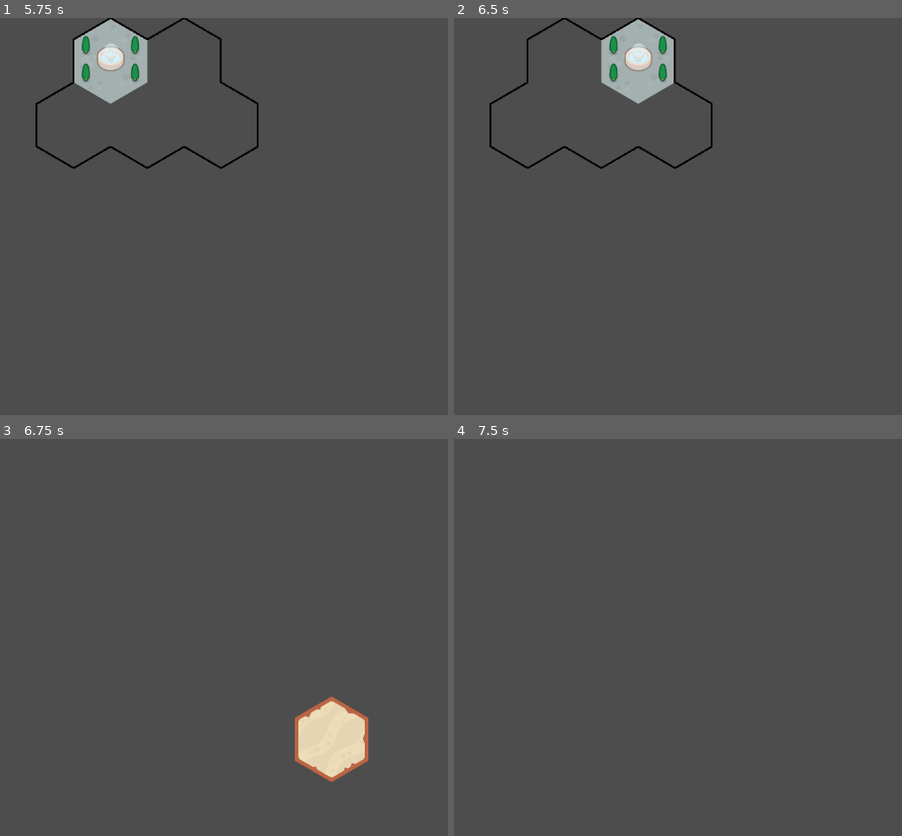
Above: before the commit, frames 1-4 (two rows, left to right).
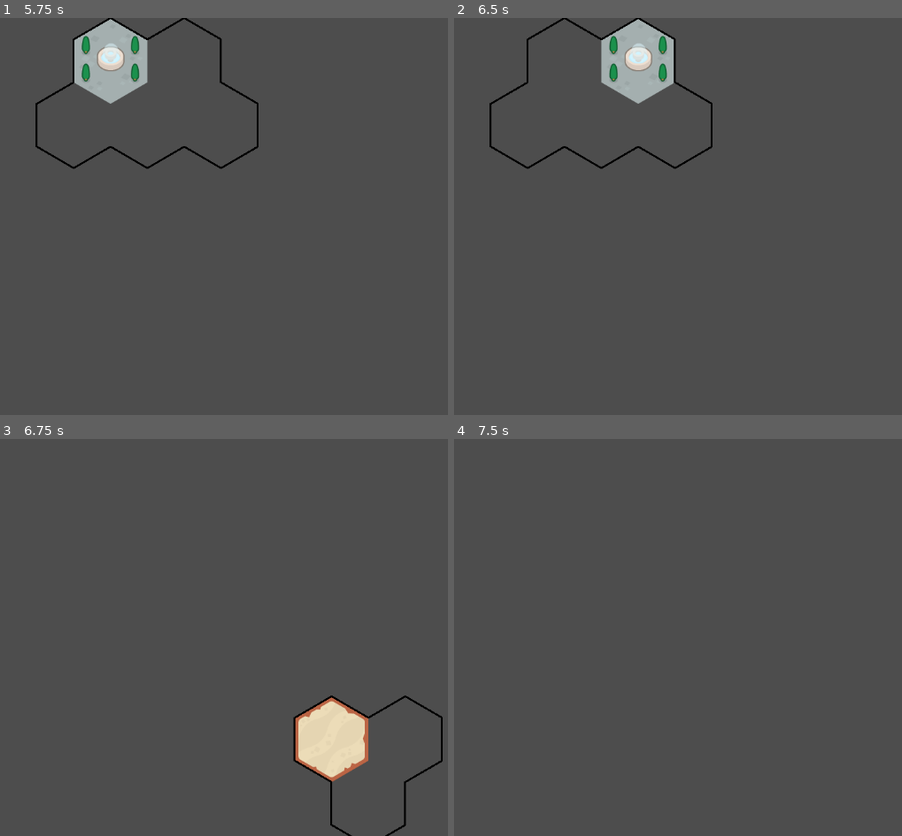
Above: after the commit, the same moments.

Repository: MagnusLucas/Dungeon-Boarder
Game: Godot game, scene res://scenes/map/map.tscn
Two runs of this game, one before a commit and one after it. Both use one fixed random seed, a clock stepped at 60 frames per second and the inputs below. The project has no main scene, so this scene is started directly.
Inputs (mouse positions are in pixels of both pictures, inside the frame that each line leads up to):
- Up to frame 1 (5.75 s): tap Enter at 0.5, 2, 3.5 s; move the mouse to (71, 276) at 0.52 s; tap Space at 1.25, 2.75, 4.25 s; move the mouse to (112, 339) at 1.27 s; move the mouse to (295, 276) at 2.02 s; move the mouse to (367, 276) at 2.77 s; move the mouse to (331, 339) at 3.52 s; move the mouse to (35, 81) at 4.27 s; move the mouse to (112, 81) at 5.02 s
- Up to frame 2 (6.5 s): move the mouse to (637, 81) at 5.77 s
- Up to frame 3 (6.75 s): move the mouse to (318, 716) at 6.52 s
- Up to frame 4 (7.5 s): move the mouse to (outside the picture) at 7.27 s

Frames 1-2 are identical in both runs. In frame 3, 0.6% of the frame differs, in the area x 65-99%, y 64-100%; in frame 4, nothing differs.

Commit message:
Renamed some files and added boarder drawer to character

Diff:
--- a/components/boarder_drawer.gd
+++ b/components/boarder_drawer.gd
@@ -6,22 +6,14 @@
 @export var color: Color
 
 
-func _draw() -> void:
-	if shape:
-		var points := shape.get_points(hex_size)
-		points.append(points[0])
-		draw_polyline(points, color, 3)
+func _init(hex_shape: HexShape, single_hex_size: Vector2,
+		boarder_color := Color.BLACK) -> void:
+	shape = hex_shape
+	hex_size = single_hex_size
+	color = boarder_color
 
 
-func set_shape(new_shape: HexShape) -> void:
-	shape = new_shape
-	queue_redraw()
-
-
-func erase_shape() -> void:
-	shape = null
-	queue_redraw()
-
-
-func set_hex_size(new_size: Vector2) -> void:
-	hex_size = new_size
+func _draw() -> void:
+	var points := shape.get_points(hex_size)
+	points.append(points[0])
+	draw_polyline(points, color, 3)
--- a/custom_nodes/hover_layer.gd
+++ b/custom_nodes/hover_layer.gd
@@ -2,12 +2,6 @@
 extends TileMapLayer
 
 var boards: Array[Board]
-
-@onready var boarder_drawer: BoarderDrawer = $BoarderDrawer
-
-
-func  _ready() -> void:
-	boarder_drawer.set_hex_size(tile_set.tile_size)
 
 
 func _on_tile_collider_mouse_entered(coordinates: Vector2i, board_owner: Board) -> void:
@@ -18,12 +12,14 @@
 	erase_cell(coordinates)
 
 
-func _on_board_collider_mouse_entered(board: Board) -> void:
-	boarder_drawer.set_shape(board.shape)
+func _on_board_collider_mouse_entered(collider: HexCollider, board: Board) -> void:
+	var boarder_drawer := BoarderDrawer.new(board.shape, tile_set.tile_size)
+	add_child(boarder_drawer)
+	collider.mouse_exited.connect(boarder_drawer.queue_free)
 
 
 func _on_board_collider_mouse_exited() -> void:
-	boarder_drawer.erase_shape()
+	pass
 
 
 func set_boards(new_boards: Array[Board]) -> void:
@@ -32,7 +28,8 @@
 	for board in boards:
 		var board_collider := HexCollider.new(board.shape, tile_set.tile_size)
 		add_child(board_collider)
-		board_collider.mouse_entered.connect(_on_board_collider_mouse_entered.bind(board))
+		board_collider.mouse_entered.connect(
+			_on_board_collider_mouse_entered.bind(board_collider, board))
 		board_collider.mouse_exited.connect(_on_board_collider_mouse_exited)
 
 		for tile in board.get_tiles():
--- a/data/character/character.gd
+++ b/data/character/character_data.gd
@@ -1,4 +1,4 @@
-class_name Character
+class_name CharacterData
 extends Resource
 
 @export var name: String
--- /dev/null
+++ b/data/character/parrrate.tres
@@ -0,0 +1,16 @@
+[gd_resource type="Resource" script_class="CharacterData" format=3 uid="uid://dg2ea6mpsuq04"]
+
+[ext_resource type="Script" uid="uid://bwr6353n0ukap" path="res://data/character/character_data.gd" id="1_v2xsg"]
+[ext_resource type="Script" uid="uid://cf3ebll45r2pe" path="res://data/hex/hex_shape.gd" id="2_81gen"]
+
+[sub_resource type="Resource" id="Resource_27cxf"]
+script = ExtResource("2_81gen")
+hex_coordinates = Array[Vector2i]([Vector2i(0, 0), Vector2i(1, 0), Vector2i(0, 1)])
+metadata/_custom_type_script = "uid://cf3ebll45r2pe"
+
+[resource]
+script = ExtResource("1_v2xsg")
+name = "Parrrate"
+texture_coordinates = Vector2i(2, 3)
+shape = SubResource("Resource_27cxf")
+metadata/_custom_type_script = "uid://bwr6353n0ukap"
--- /dev/null
+++ b/scenes/character/character.gd
@@ -0,0 +1,35 @@
+@tool
+class_name Character
+extends Node2D
+
+@export var character: CharacterData: set = set_character
+@export var size := Vector2(100, 200 / sqrt(3))
+
+var collider: HexCollider
+var textures: Array[TextureRect]
+
+
+func set_character(new_character: CharacterData) -> void:
+	character = new_character
+
+	set_collider()
+
+	for hex_coords in new_character.get_hex_coordinates():
+		var texture := CharacterHexTexture.new(new_character, size)
+		add_child(texture)
+		texture.position = Hex.get_hex_position(hex_coords, size)
+
+
+func set_collider() -> void:
+	if collider:
+		collider.free()
+
+	collider = HexCollider.new(character.shape, size)
+	collider.mouse_entered.connect(_on_collider_mouse_entered)
+	add_child(collider)
+
+
+func _on_collider_mouse_entered() -> void:
+	var boarder_drawer := BoarderDrawer.new(character.shape, size)
+	add_child(boarder_drawer)
+	collider.mouse_exited.connect(boarder_drawer.queue_free)
--- /dev/null
+++ b/scenes/character/character.tscn
@@ -0,0 +1,8 @@
+[gd_scene format=3 uid="uid://dpltxx7gd7dkx"]
+
+[ext_resource type="Script" uid="uid://bx5nglyp68o0" path="res://scenes/character/character.gd" id="1_6nn2t"]
+[ext_resource type="Resource" uid="uid://dg2ea6mpsuq04" path="res://data/character/parrrate.tres" id="2_cuyo6"]
+
+[node name="Character" type="Node2D" unique_id=1952265889]
+script = ExtResource("1_6nn2t")
+character = ExtResource("2_cuyo6")
--- a/scenes/character/character_area_2d.gd
+++ /dev/null
@@ -1,23 +0,0 @@
-@tool
-class_name CharacterArea2D
-extends Area2D
-
-@export var character: Character: set = set_character
-@export var size := Vector2(100, 200 / sqrt(3))
-
-var collider: HexCollider
-var textures: Array[TextureRect]
-
-
-func set_character(new_character: Character) -> void:
-	character = new_character
-
-	if collider: collider.free()
-
-	collider = HexCollider.new(character.shape, size)
-	add_child(collider)
-
-	for hex_coords in new_character.get_hex_coordinates():
-		var texture := CharacterHexTexture.new(new_character, size)
-		add_child(texture)
-		texture.position = Hex.get_hex_position(hex_coords, size)
--- a/scenes/character/character_area_2d.tscn
+++ /dev/null
@@ -1,22 +0,0 @@
-[gd_scene format=3 uid="uid://dpltxx7gd7dkx"]
-
-[ext_resource type="Script" uid="uid://bx5nglyp68o0" path="res://scenes/character/character_area_2d.gd" id="1_abbo1"]
-[ext_resource type="Script" uid="uid://bwr6353n0ukap" path="res://data/character/character.gd" id="2_bij4v"]
-[ext_resource type="Script" uid="uid://cf3ebll45r2pe" path="res://data/hex/hex_shape.gd" id="3_x5h1a"]
-
-[sub_resource type="Resource" id="Resource_dqyhm"]
-script = ExtResource("3_x5h1a")
-hex_coordinates = Array[Vector2i]([Vector2i(0, 0), Vector2i(1, 0), Vector2i(0, 1)])
-metadata/_custom_type_script = "uid://cf3ebll45r2pe"
-
-[sub_resource type="Resource" id="Resource_jj2nc"]
-script = ExtResource("2_bij4v")
-name = "Parrrate"
-shape = SubResource("Resource_dqyhm")
-metadata/_custom_type_script = "uid://bwr6353n0ukap"
-
-[node name="CharacterArea2D" type="Area2D" unique_id=442210503]
-position = Vector2(399, 206)
-script = ExtResource("1_abbo1")
-character = SubResource("Resource_jj2nc")
-size = Vector2(100, 173.20508)
--- a/scenes/character/character_hex_texture.gd
+++ b/scenes/character/character_hex_texture.gd
@@ -1,10 +1,10 @@
 class_name CharacterHexTexture
 extends TextureRect
 
-var character: Character
+var character: CharacterData
 
 
-func _init(character_data: Character, bounding_rect_size: Vector2) -> void:
+func _init(character_data: CharacterData, bounding_rect_size: Vector2) -> void:
 	expand_mode = TextureRect.EXPAND_IGNORE_SIZE
 	size = bounding_rect_size
 	texture = AtlasCoordsTexture.new()
--- a/scenes/map/map.tscn
+++ b/scenes/map/map.tscn
@@ -7,7 +7,6 @@
 [ext_resource type="Resource" uid="uid://cs6atnstsnprw" path="res://data/board/player_2_2_board.tres" id="4_04w0f"]
 [ext_resource type="Resource" uid="uid://cudtpj183cavm" path="res://data/board/enemy_board.tres" id="5_sqgf4"]
 [ext_resource type="Script" uid="uid://dbt18mgu5gnu8" path="res://custom_nodes/hover_layer.gd" id="7_04w0f"]
-[ext_resource type="Script" uid="uid://dkdmyygn2i23v" path="res://components/boarder_drawer.gd" id="8_sqgf4"]
 
 [sub_resource type="TileSetAtlasSource" id="TileSetAtlasSource_e0an3"]
 texture = ExtResource("2_wijl4")
@@ -40,7 +39,3 @@
 [node name="HoverLayer" type="TileMapLayer" parent="." unique_id=291463951]
 tile_set = SubResource("TileSet_e0an3")
 script = ExtResource("7_04w0f")
-
-[node name="BoarderDrawer" type="Node2D" parent="HoverLayer" unique_id=245729690]
-script = ExtResource("8_sqgf4")
-metadata/_custom_type_script = "uid://dkdmyygn2i23v"
Renamed: data/character/character.gd.uid -> data/character/character_data.gd.uid
Renamed: scenes/character/character_area_2d.gd.uid -> scenes/character/character.gd.uid
